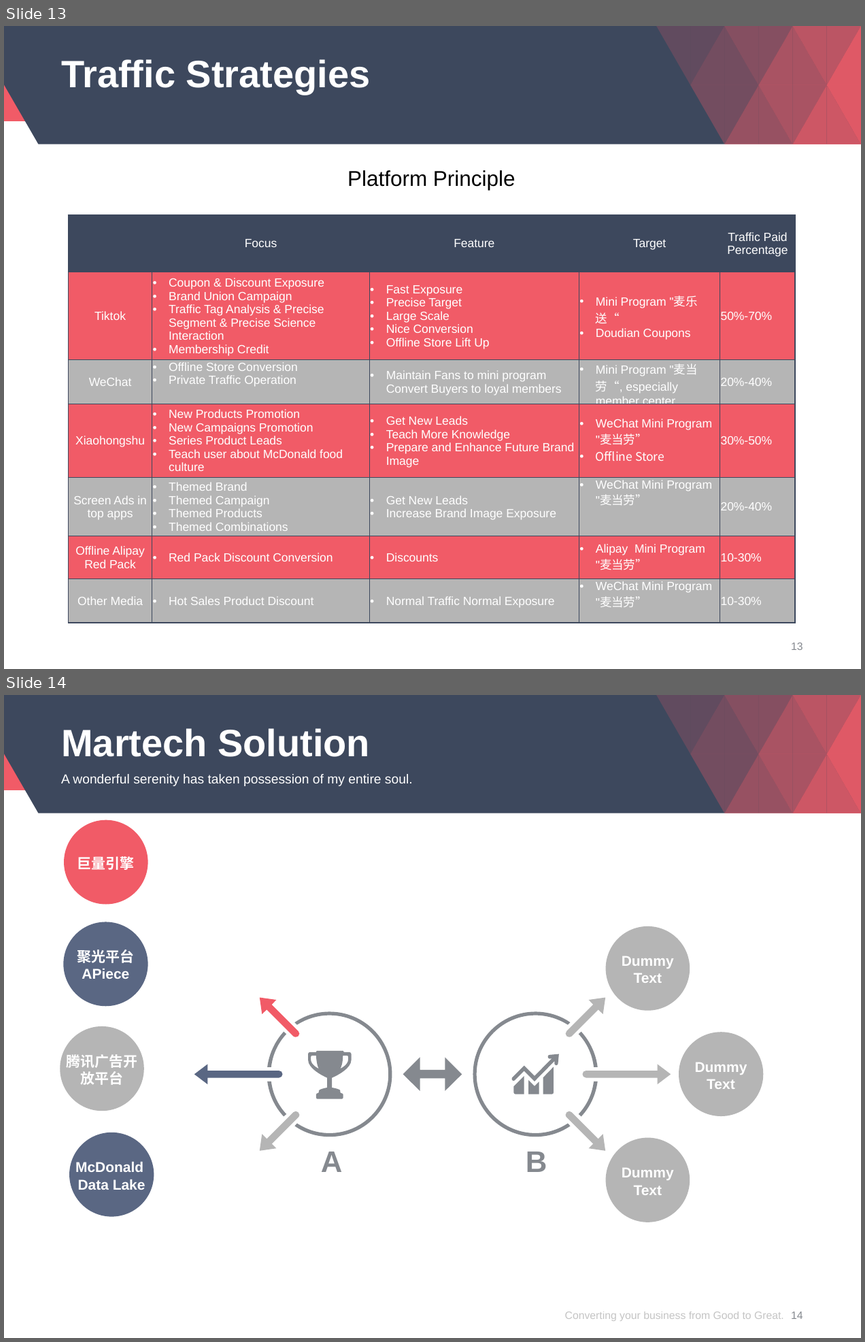
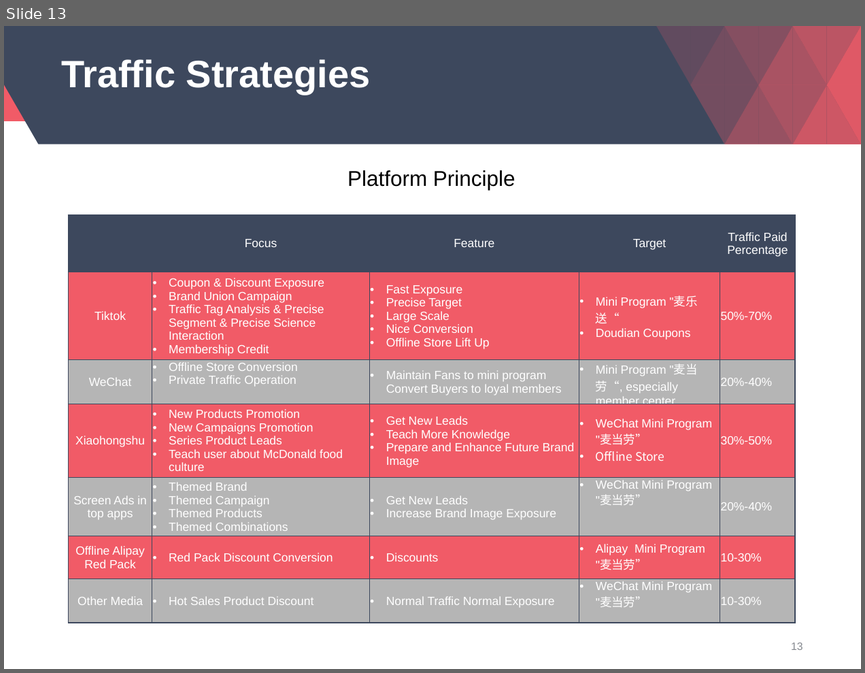
Before and after one commit to davidjacksonluther/impacttest, a slide deck: View/Company/McDonalds/Competitor Analysis.pptx. Shown one above the other, each under a label of ours: slides 13 and 14 before the commit, slide 13 after it. The pictures are 865x1342 and 865x673 pixels, drawn with LibreOffice and Linux fonts; fonts in the diff are those of the drawing; background and template pictures are left out. Boxes give left, top, right and bottom in pixels: in the first picture for what was removed or moved away, otherwise in the second. Text is boxed around its words. In the diff, an @@ line names an element or a change of style, - is before the commit and + after.

```diff
--- a/View/Company/McDonalds/Competitor Analysis.pptx
+++ b/View/Company/McDonalds/Competitor Analysis.pptx
@@ slide 14 removed at (x1=4, y1=695, x2=861, y2=1338), background #FFFFFF; not listed: 22 template elements that a slide beside it also shows @@
@@ title removed at (x1=61, y1=728, x2=370, y2=757) @@
-Martech Solution
@@ text removed at (x1=61, y1=774, x2=413, y2=786) @@
-A wonderful serenity has taken possession of my entire soul.
@@ ellipse removed at (x1=64, y1=820, x2=148, y2=904) @@
@@ text removed at (x1=77, y1=856, x2=135, y2=870) @@
-巨量引擎
@@ ellipse removed at (x1=63, y1=922, x2=148, y2=1006) @@
@@ ellipse removed at (x1=606, y1=926, x2=689, y2=1011) @@
@@ text removed at (x1=77, y1=949, x2=134, y2=979) @@
-聚光平台APiece
@@ text removed at (x1=621, y1=956, x2=674, y2=983) @@
-Dummy Text
@@ freeform shape removed at (x1=259, y1=998, x2=300, y2=1037) @@
@@ freeform shape removed at (x1=565, y1=998, x2=606, y2=1037) @@
@@ freeform shape removed at (x1=267, y1=1011, x2=392, y2=1136) @@
@@ freeform shape removed at (x1=473, y1=1011, x2=597, y2=1136) @@
@@ ellipse removed at (x1=60, y1=1025, x2=143, y2=1110) @@
@@ ellipse removed at (x1=679, y1=1032, x2=763, y2=1116) @@
@@ text removed at (x1=67, y1=1054, x2=138, y2=1085) @@
-腾讯广告开放平台
@@ freeform shape removed at (x1=308, y1=1051, x2=351, y2=1098) @@
@@ freeform shape removed at (x1=403, y1=1057, x2=462, y2=1091) @@
@@ freeform shape removed at (x1=511, y1=1054, x2=558, y2=1094) @@
@@ freeform shape removed at (x1=194, y1=1064, x2=283, y2=1085) @@
@@ freeform shape removed at (x1=582, y1=1064, x2=670, y2=1085) @@
@@ text removed at (x1=695, y1=1062, x2=747, y2=1089) @@
-Dummy Text
@@ freeform shape removed at (x1=259, y1=1110, x2=300, y2=1151) @@
@@ freeform shape removed at (x1=565, y1=1110, x2=606, y2=1151) @@
@@ ellipse removed at (x1=69, y1=1132, x2=154, y2=1216) @@
@@ ellipse removed at (x1=606, y1=1137, x2=689, y2=1222) @@
@@ text removed at (x1=75, y1=1161, x2=145, y2=1189) @@
-McDonald
-Data Lake
@@ text removed at (x1=321, y1=1151, x2=343, y2=1172) @@
-A
@@ text removed at (x1=526, y1=1151, x2=547, y2=1172) @@
-B
@@ text removed at (x1=621, y1=1168, x2=674, y2=1195) @@
-Dummy Text
@@ text removed at (x1=565, y1=1311, x2=784, y2=1321) @@
-Converting your business from Good to Great.
@@ page number removed at (x1=791, y1=1311, x2=803, y2=1319) @@
-14
```
Also in this commit, not shown: 99 slides changed, 2 slides added.
